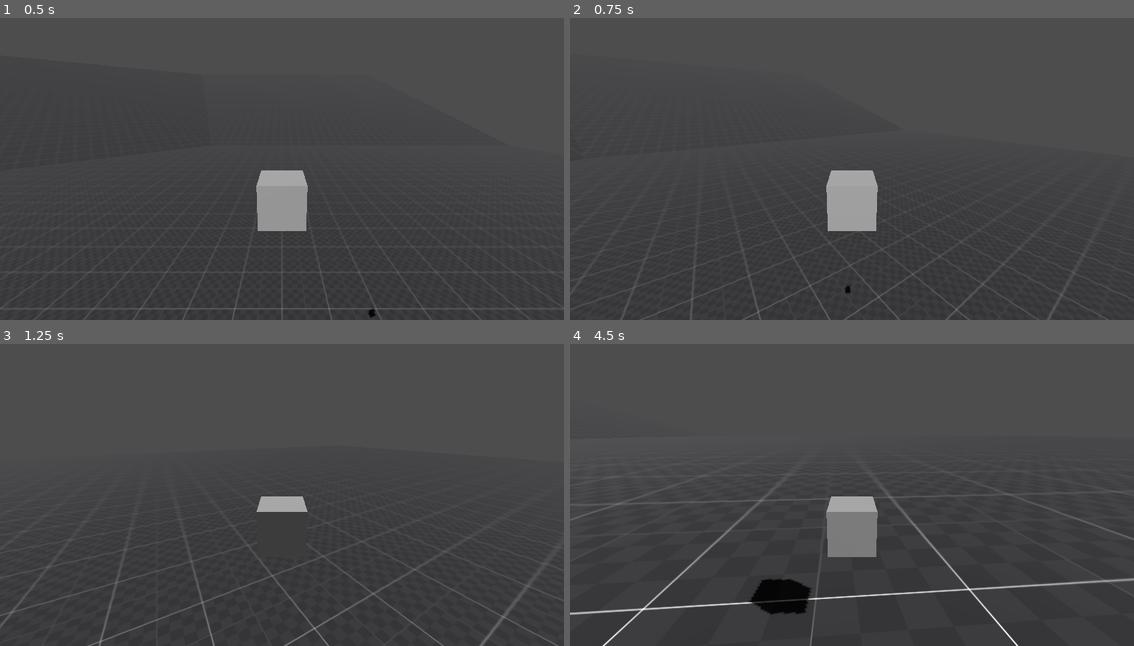
Above: before the commit, frames 1-4 (two rows, left to right).
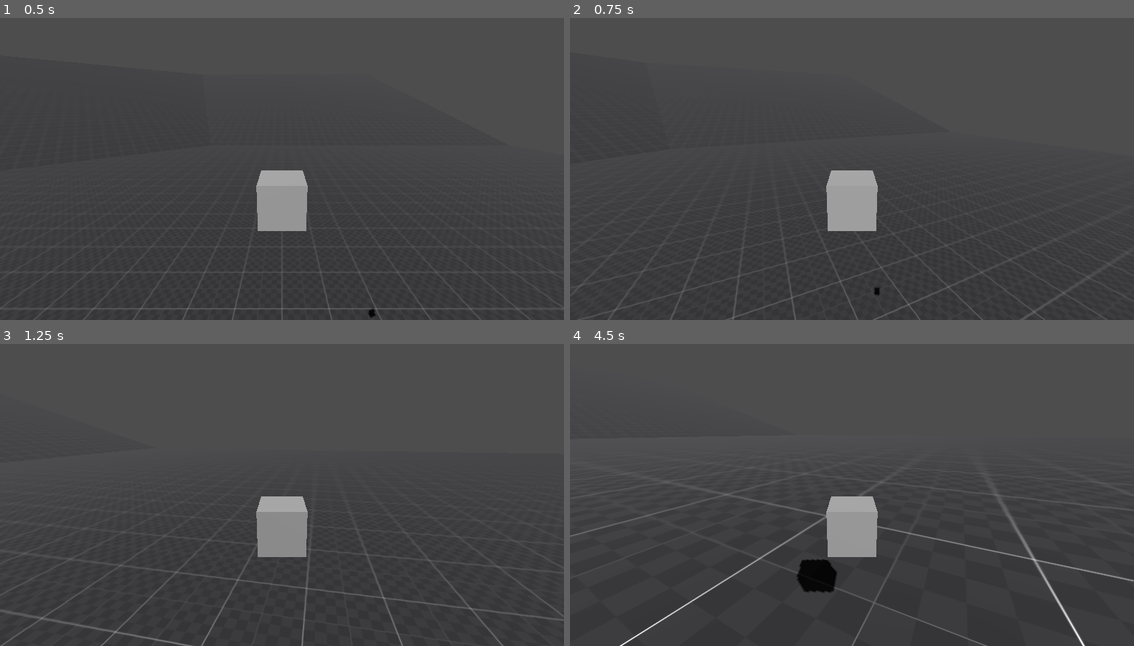
Above: after the commit, the same moments.

Repository: CactusHertz/car-test
Game: Godot game, scene res://level.tscn
Two runs of this game, one before a commit and one after it. Both use one fixed random seed, a clock stepped at 60 frames per second and the inputs below.
Inputs:
- Up to frame 1 (0.5 s): no input
- Up to frame 2 (0.75 s): hold D (move_right) from 0.53 s (still down)
- Up to frame 3 (1.25 s): keep holding D (move_right)
- Up to frame 4 (4.5 s): release D (move_right) at 1.28 s; hold S (move_back) 1.28-2.03 s; hold D (move_right) 2.03-2.78 s; hold W (move_forward) 2.78-3.53 s; hold A (move_left) from 3.53 s (still down)

Frame 1 is identical in both runs. In frame 2, 0.9% of the frame differs, in the area x 0-96%, y 64-100%; in frame 3, 3.1%; in frame 4, 5.5%, in the area x 0-100%, y 42-100%.

Commit message:
Update steering to local y

Diff:
--- a/Car_rb.gd
+++ b/Car_rb.gd
@@ -1,7 +1,7 @@
 extends RigidBody3D
 
 var speed := 80
-var steering_factor := 3.0
+var steering_factor := 2.0
 
 var gravity_force := 50.0
 
@@ -16,7 +16,9 @@
 
 	var movement_velocity = Vector3(0, 0, input_vector.y).normalized() * speed
 
-	rotation.y += - input_vector.x * steering_factor * delta
+	#rotation.y += - input_vector.x * steering_factor * delta
+
+	transform.basis = Basis(Vector3.UP, -steering_factor * input_vector.x * delta) * transform.basis
 
 	apply_central_force(basis * movement_velocity)
 	apply_central_force(basis * Vector3.DOWN * gravity_force)
--- a/RayCast3D.gd
+++ b/RayCast3D.gd
@@ -40,6 +40,16 @@
 
 	print(normal)
 
+	var target_up = get_collision_normal()
+	var current_up = global_transform.basis.y
+	var rotation_to_target = current_up.cross(target_up).normalized()
+	var angle_to_target = acos(current_up.dot(target_up))
+	var rotation_delta = rotation_to_target * angle_to_target * delta * 10
+	car.angular_velocity = car.angular_velocity.lerp(rotation_delta, 0.1)
+	#var rotation_axis = Vector3.UP.cross(normal).normalized()
+	#var rotation_angle = Vector3.UP.angle_to(normal)
+	#car.transform.basis = Basis(rotation_axis, rotation_angle)
+
 	'''
 	var forward = transform.basis.z
 	var right = normal.cross(forward).normalized()
